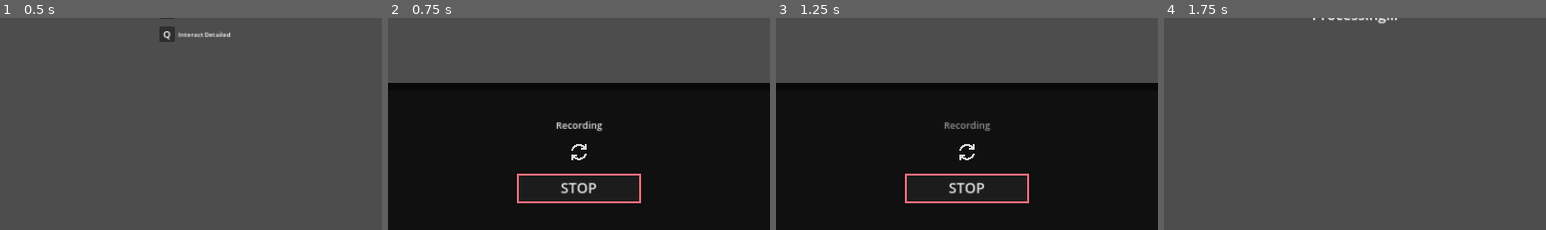
Above: before the commit, frames 1-4 (left to right).
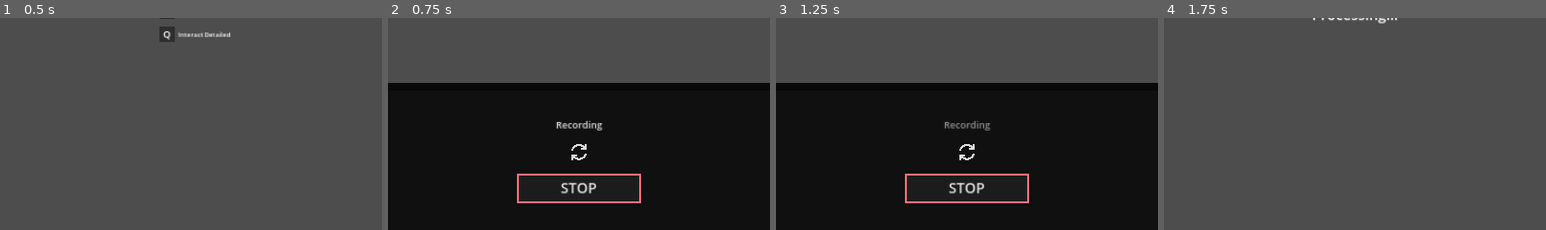
Above: after the commit, the same moments.

Repository: Skyvastern/the-aspiring-deva
Game: Godot game, scene res://main/npc/npc_interact/npc_interact.tscn
Two runs of this game, one before a commit and one after it. Both use one fixed random seed, a clock stepped at 60 frames per second and the inputs below. This scene is started directly instead of the project's main scene.
Inputs (mouse positions are % of the whole screen's width and height, from its top left):
- Up to frame 1 (0.5 s): no input
- Up to frame 2 (0.75 s): tap Enter at 0.5 s; move the mouse to (72, 44) at 0.52 s; hold D (right) from 0.53 s (still down); tap E (interact) at 0.6 s
- Up to frame 3 (1.25 s): keep holding D (right); tap Space (jump) at 0.77 s
- Up to frame 4 (1.75 s): release D (right) at 1.25 s; click "STOP" at 1.25 s
The pictures show only the part of the screen within x 25-75%, y 50-100%; the shares and areas given below are measured in that part.

Frame 1 is identical in both runs. In frame 2, 0.1% of the frame differs, in the area x 44-56%, y 48-54%; in frame 3, less than 0.1%; in frame 4, nothing differs.
Error in both runs: Invalid access to property or key 'voice' on a base object of type 'Nil'. (res://main/npc/npc_speak_auto/npc_speak_auto.gd:23)

Commit message:
Make separate scene for status

Diff:
--- a/frontend/main/audio_record_auto/audio_record_auto.tscn
+++ b/frontend/main/audio_record_auto/audio_record_auto.tscn
@@ -1,47 +1,11 @@
-[gd_scene load_steps=8 format=3 uid="uid://b36061vqcjy15"]
+[gd_scene load_steps=6 format=3 uid="uid://b36061vqcjy15"]
 
 [ext_resource type="Script" path="res://main/audio_record_auto/audio_record_auto.gd" id="1_n35vx"]
 [ext_resource type="Theme" uid="uid://15ielt17md1r" path="res://main/common/main_theme.tres" id="2_6i6lb"]
 [ext_resource type="PackedScene" uid="uid://b6yk6bqumplb1" path="res://main/common/loader/loader.tscn" id="3_o1e45"]
+[ext_resource type="PackedScene" uid="uid://cfvvgmagjl0md" path="res://main/common/status/status.tscn" id="4_pwipj"]
 
 [sub_resource type="AudioStreamMicrophone" id="AudioStreamMicrophone_lrvel"]
-
-[sub_resource type="Animation" id="Animation_x1fyh"]
-length = 0.001
-tracks/0/type = "value"
-tracks/0/imported = false
-tracks/0/enabled = true
-tracks/0/path = NodePath(".:self_modulate")
-tracks/0/interp = 1
-tracks/0/loop_wrap = true
-tracks/0/keys = {
-"times": PackedFloat32Array(0),
-"transitions": PackedFloat32Array(1),
-"update": 0,
-"values": [Color(1, 1, 1, 1)]
-}
-
-[sub_resource type="Animation" id="Animation_ccvp5"]
-resource_name = "blink"
-loop_mode = 1
-tracks/0/type = "value"
-tracks/0/imported = false
-tracks/0/enabled = true
-tracks/0/path = NodePath(".:self_modulate")
-tracks/0/interp = 1
-tracks/0/loop_wrap = true
-tracks/0/keys = {
-"times": PackedFloat32Array(0, 0.5, 1),
-"transitions": PackedFloat32Array(1, 1, 1),
-"update": 0,
-"values": [Color(1, 1, 1, 1), Color(1, 1, 1, 0.392157), Color(1, 1, 1, 1)]
-}
-
-[sub_resource type="AnimationLibrary" id="AnimationLibrary_jlu7o"]
-_data = {
-"RESET": SubResource("Animation_x1fyh"),
-"blink": SubResource("Animation_ccvp5")
-}
 
 [node name="AudioRecordAuto" type="Control" node_paths=PackedStringArray("stop_btn", "close_btn", "audio_record", "audio_player")]
 layout_mode = 3
@@ -120,26 +84,13 @@
 grow_vertical = 2
 scale = Vector2(0.6, 0.6)
 
-[node name="Status" type="Label" parent="Panel"]
+[node name="Status" parent="Panel" instance=ExtResource("4_pwipj")]
 layout_mode = 1
 anchors_preset = 8
-anchor_left = 0.5
-anchor_top = 0.5
-anchor_right = 0.5
-anchor_bottom = 0.5
 offset_left = -58.0
-offset_top = -96.0
+offset_top = -97.0
 offset_right = 58.0
-offset_bottom = -62.0
+offset_bottom = -63.0
 grow_horizontal = 2
 grow_vertical = 2
-theme_override_font_sizes/font_size = 24
 text = "Recording"
-horizontal_alignment = 1
-vertical_alignment = 1
-
-[node name="AnimationPlayer" type="AnimationPlayer" parent="Panel/Status"]
-libraries = {
-"": SubResource("AnimationLibrary_jlu7o")
-}
-autoplay = "blink"
--- /dev/null
+++ b/frontend/main/common/status/status.tscn
@@ -0,0 +1,59 @@
+[gd_scene load_steps=4 format=3 uid="uid://cfvvgmagjl0md"]
+
+[sub_resource type="Animation" id="Animation_x1fyh"]
+length = 0.001
+tracks/0/type = "value"
+tracks/0/imported = false
+tracks/0/enabled = true
+tracks/0/path = NodePath(".:self_modulate")
+tracks/0/interp = 1
+tracks/0/loop_wrap = true
+tracks/0/keys = {
+"times": PackedFloat32Array(0),
+"transitions": PackedFloat32Array(1),
+"update": 0,
+"values": [Color(1, 1, 1, 1)]
+}
+
+[sub_resource type="Animation" id="Animation_ccvp5"]
+resource_name = "blink"
+loop_mode = 1
+tracks/0/type = "value"
+tracks/0/imported = false
+tracks/0/enabled = true
+tracks/0/path = NodePath(".:self_modulate")
+tracks/0/interp = 1
+tracks/0/loop_wrap = true
+tracks/0/keys = {
+"times": PackedFloat32Array(0, 0.5, 1),
+"transitions": PackedFloat32Array(1, 1, 1),
+"update": 0,
+"values": [Color(1, 1, 1, 1), Color(1, 1, 1, 0.392157), Color(1, 1, 1, 1)]
+}
+
+[sub_resource type="AnimationLibrary" id="AnimationLibrary_jlu7o"]
+_data = {
+"RESET": SubResource("Animation_x1fyh"),
+"blink": SubResource("Animation_ccvp5")
+}
+
+[node name="Status" type="Label"]
+anchors_preset = -1
+anchor_left = 0.5
+anchor_top = 0.5
+anchor_right = 0.5
+anchor_bottom = 0.5
+offset_left = -960.0
+offset_top = -540.0
+offset_right = -844.0
+offset_bottom = -506.0
+theme_override_font_sizes/font_size = 24
+text = "Status"
+horizontal_alignment = 1
+vertical_alignment = 1
+
+[node name="AnimationPlayer" type="AnimationPlayer" parent="."]
+libraries = {
+"": SubResource("AnimationLibrary_jlu7o")
+}
+autoplay = "blink"
